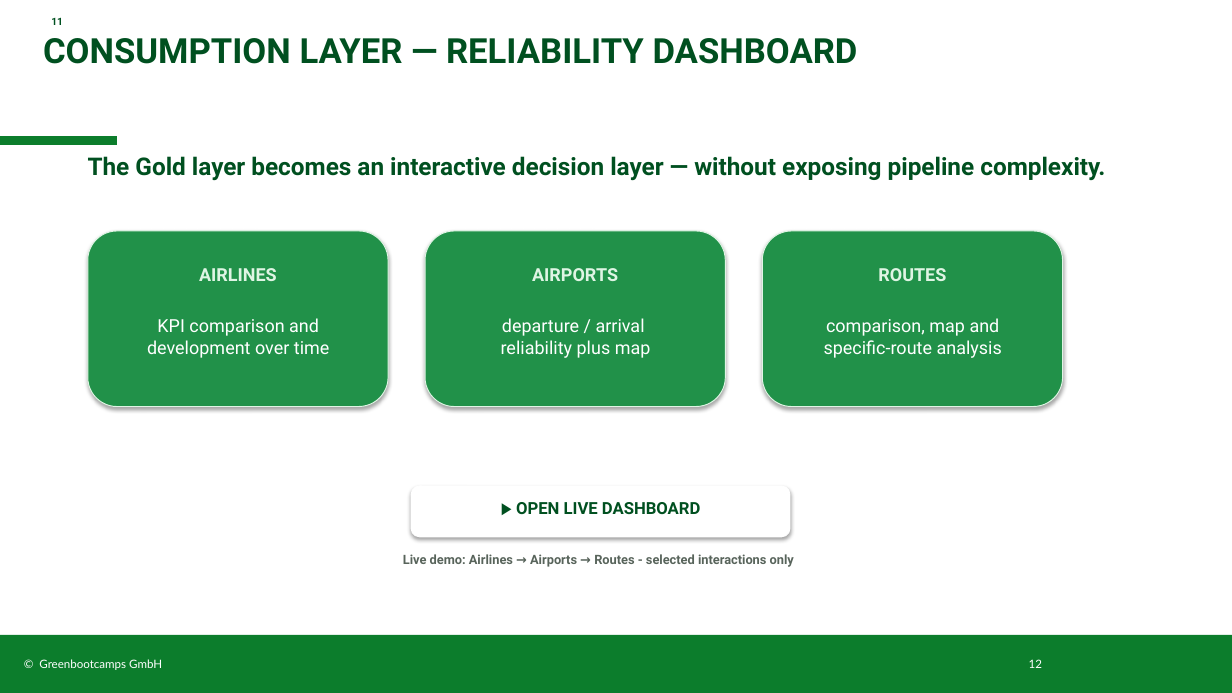
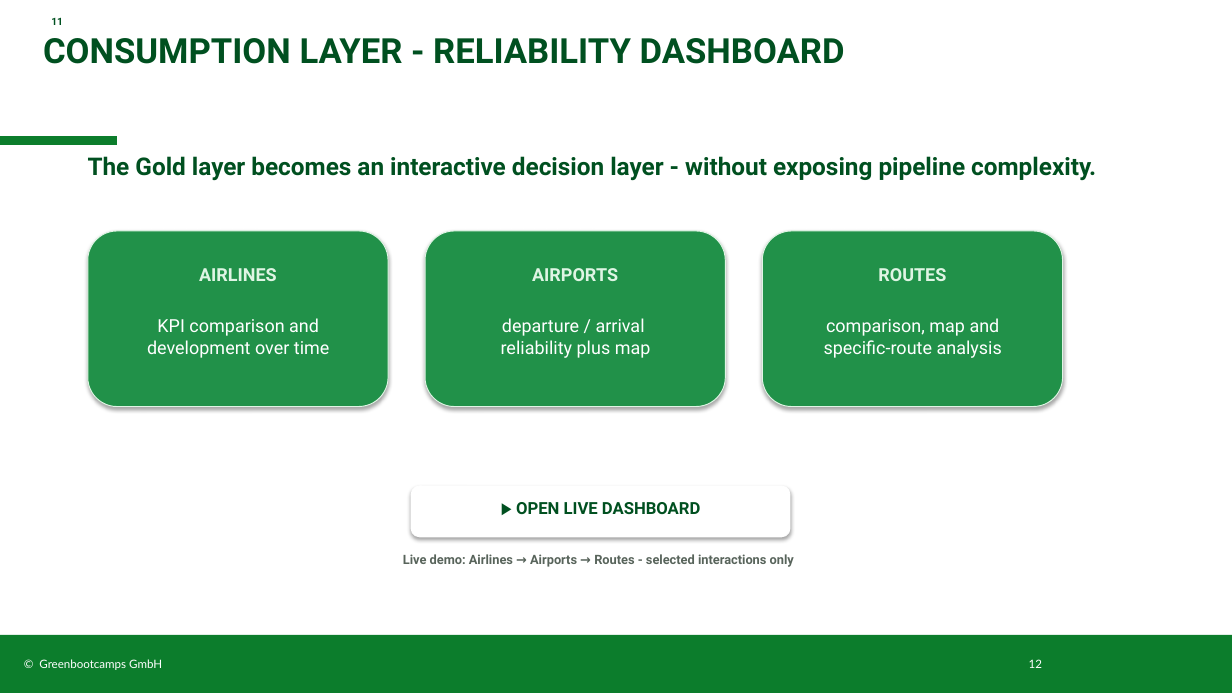
Before and after one commit to Peter-SQL/airline-operations-pipeline, a slide deck: slide 12 of docs/Airline_Reliability_PB.pptx. Drawn at 1232x693 pixels with LibreOffice and Linux fonts; fonts in the diff are those of the drawing; background and template pictures are left out. Boxes give left, top, right and bottom in pixels: in the first picture for what was removed or moved away, otherwise in the second. Text is boxed around its words. In the diff, an @@ line names an element or a change of style, - is before the commit and + after.

Commit message:
ppt

```diff
--- a/docs/Airline_Reliability_PB.pptx
+++ b/docs/Airline_Reliability_PB.pptx
@@ title at (x1=43, y1=38, x2=845, y2=64): text changed @@
-CONSUMPTION LAYER — RELIABILITY DASHBOARD
+CONSUMPTION LAYER - RELIABILITY DASHBOARD
@@ text at (x1=88, y1=156, x2=1096, y2=181): text changed @@
-The Gold layer becomes an interactive decision layer — without exposing pipeline complexity.
+The Gold layer becomes an interactive decision layer - without exposing pipeline complexity.
```
Also in this commit, not shown: 9 other slides changed.
